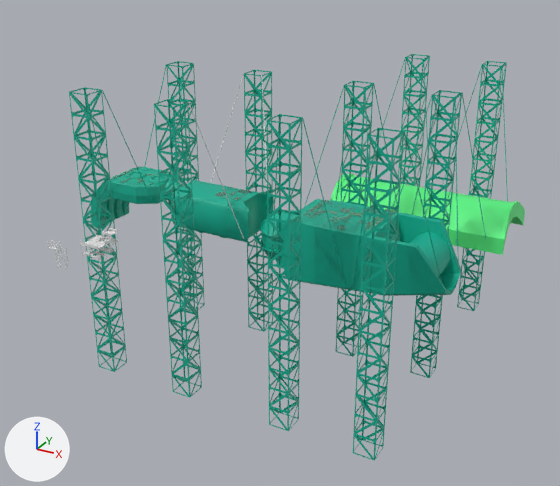
One commit to the FBX model Assets/Art/FBX/FINALPACK/BigMechArm.fbx: the scene before it, then after it.
The view is the same before and after, from a 50 mm lens placed at (178.0, -317.0, 154.0), pointed at (-4.0, 13.0, -12.0). Lighting does not change. The marker at lower left points along +X, +Y and +Z. Where no turn or scale is listed for an object, it has been applied to the vertices. Vertices at the same position are counted once.

Objects in the first picture: 'AntennaStack.005', 'Cylinder.001', 'Scaffold', 'ScaffoldSmal'.
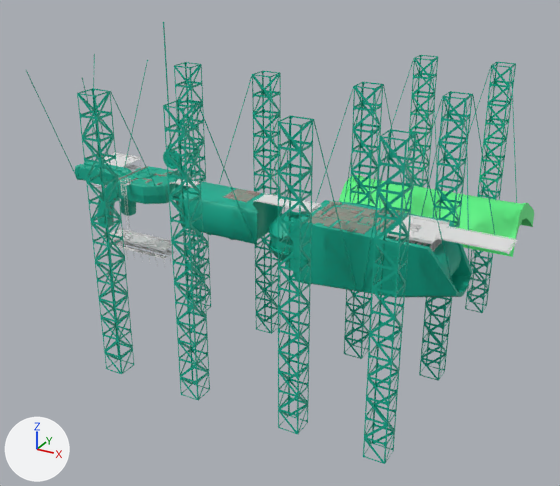
Changed parts and their boxes (x1, y1, x2, y2) in the pictures (560 x 486 px; the box of a moved part takes in the faces that stretch with it):
'AntennaStack.005', reshaped, moved (8% wider, 9% taller): before (69, 54, 525, 461); after (26, 22, 517, 464)
'Arm', added: after (75, 161, 534, 297)
    faces in mat_yokai_boss_tengu_limbs_002 (cyan #00af93): (179, 182, 472, 297)
    faces in mat_yokai_boss_tengu_accessory_002 (green #5bf786): (339, 175, 534, 257)
    faces in mat_yokai_boss_tengu_limbs_003 (cyan #00af93): (75, 161, 302, 261)
'Walkways', added: after (92, 151, 517, 262)
'Scaffold', deleted: before (80, 232, 115, 267)
'Cylinder.001', deleted: before (168, 73, 267, 239)
'ScaffoldSmal', deleted: before (101, 226, 119, 253)
part 1 of me_cube_116, moved or reshaped: before (148, 175, 169, 183); after (163, 150, 180, 169)
part 2 of me_cube_116, added: after (26, 54, 95, 180)
part 3 of me_cube_116, added: after (82, 60, 148, 185)
part 4 of me_cube_116, added: after (163, 22, 172, 145)
part 5 of me_cube_116, deleted: before (90, 65, 525, 296)
part 6 of me_cube_116, cut back: before (88, 66, 273, 243); after (94, 67, 277, 241)
part 7 of me_cube_116, moved or reshaped: before (401, 131, 442, 282); after (413, 133, 453, 283)

The edits, one by one:
Material 'YOKAI_BOSS_TENGU_LIMBS.003' (mat_yokai_boss_tengu_limbs_003) is new.
Its base color is (0.0, 0.428, 0.291) (cyan #00af93).
Its roughness is 0.553.
me_cube_116 is used by ob_antennastack_005; location (6.6, 22.7, -80.6).
me_cube_116 had 17030 vertices, 13432 faces and spanned x -119.0..96.0, y -67.0..106.0, z -1.0..152.0.
me_cube_116 now has 6954 vertices, 5662 faces and spans x -145.0..87.0, y -67.0..106.0, z -1.0..179.0.
me_cube_116 part 1: the loose piece of 260 vertices spanning x -84.0..-73.0, y -28.0..-17.0, z 97.0..98.0 is turned 90 degrees about the x axis through its middle, then moved by (0.0, 6.0, 10.0).
me_cube_116 part 2: a new loose piece of 48 vertices spanning x -145.0..-136.0, y -49.0..4.0, z 90.0..155.0, in mat_yokai_boss_tengu_limbs_002 (cyan #00af93).
me_cube_116 part 3: a new loose piece of 48 vertices spanning x -115.0..-106.0, y -49.0..4.0, z 90.0..155.0, in mat_yokai_boss_tengu_limbs_002 (cyan #00af93).
me_cube_116 part 4: a new loose piece of 32 vertices spanning x -79.0..-78.0, y -17.0..-16.0, z 116.0..179.0, in mat_yokai_boss_tengu_limbs_002 (cyan #00af93).
me_cube_116 part 5: 257 loose pieces with 10204 vertices, spanning x -119.0..96.0, y -42.0..81.0, z 60.0..152.0, are deleted.
Part 6, on me_cube_116:
158 vertices are removed from x -103.0..-14.0, y -38.0..-7.0, z 76.0..98.0.
190 faces are deleted.
57 vertices are added at x -101.0..-16.0, y -57.0..10.0, z 79.0..152.0.
8 new vertices lie (8.0, 25.0, -64.0) away from vertices in x -82.0, y -57.0..-56.0, z 152.0.
7 new vertices lie (16.0, 20.0, -72.0) away from vertices in x -32.0, y -57.0..-56.0, z 152.0.
6 new vertices lie (-15.0, 20.0, -73.0) away from vertices in x -43.0, y -57.0..-56.0, z 152.0.
5 new vertices lie (16.0, -21.0, -72.0) away from vertices in x -32.0, y 10.0, z 152.0.
5 new vertices lie (-8.0, 20.0, -64.0) away from vertices in x -93.0, y -56.0, z 152.0.
83 new faces join them.
Part 7, on me_cube_116:
2 vertices are removed from x 71.0..72.0, y -37.0..-12.0, z 82.0.
11 faces are deleted.
11 new faces join them.
me_cube_116 no longer uses material mat_material_001.
me_cube_116 no longer uses material mat_yokai_boss_tengu_accessory_002 (green #5bf786).
me_cube_116 no longer uses material mat_material_002.
Mesh me_mesh_013 is new.
It has 10332 vertices, 7971 faces and spans x -30.0..205.0, y -16.0..107.0, z -33.0..58.0.
Faces by material slot: [3738, 283, 3040, 92, 818].
It uses material mat_yokai_boss_tengu_limbs_003 (cyan #00af93).
It uses material mat_yokai_boss_tengu_limbs_002 (cyan #00af93).
It uses material mat_material_001.
It uses material mat_yokai_boss_tengu_accessory_002 (green #5bf786).
It uses material mat_material_002.
Mesh me_cube_001 is new.
It has 37099 vertices, 28818 faces and spans x -46.0..198.0, y -5.0..46.0, z -30.0..13.0.
Object 'AntennaStack.005' (ob_antennastack_005) moves from (6.6, 22.7, -80.6) to (11.8, 22.7, -80.6).
Object 'Scaffold' (ob_scaffold) is deleted.
Object 'Cylinder.001' (ob_cylinder_001) is deleted.
Object 'ScaffoldSmal' (ob_scaffoldsmal) is deleted.
Object 'Arm' (ob_arm) is new; it shows me_mesh_013.
Its location is (-97.1, -3.1, 13.4).
Object 'Walkways' (ob_walkways) is new; it shows me_cube_001.
Its location is (-80.1, -17.7, 7.3).
